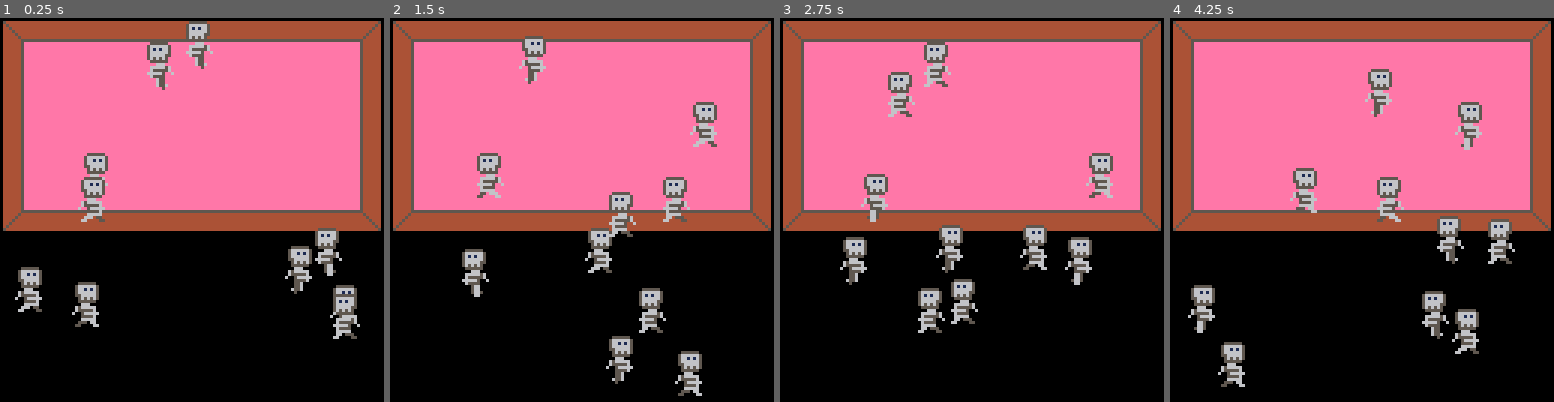
Above: before the commit, frames 1-4 (left to right).
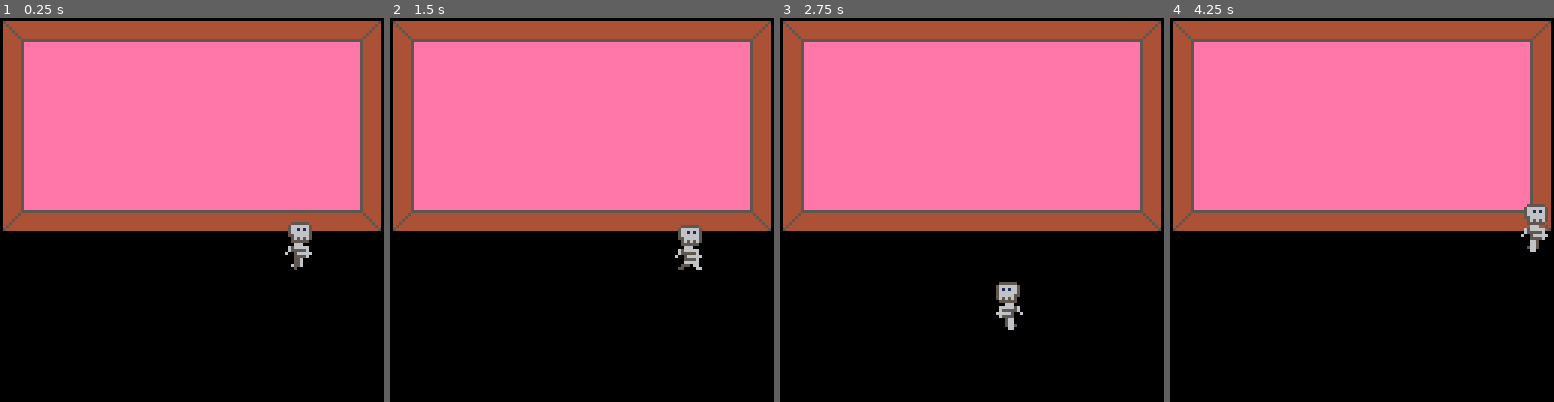
Above: after the commit, the same moments.

Repository: SnoozeTime/Spring2D_2025
Game: PICO-8 cartridge spring.p8
The game is run twice, just before and just after one commit, with the same random seed, the same clock (stepped at 60 frames per second) and the same inputs.
Inputs:
- Up to frame 1 (0.25 s): no input
- Up to frame 2 (1.5 s): tap O (Z key) at 0.33, 0.7, 1.43 s; tap X (X key) at 1.07 s
- Up to frame 3 (2.75 s): hold Left 1.97-2.37 s; tap X (X key) at 2.07, 2.4, 2.73 s; tap O (Z key) at 2.22 s; hold Down from 2.42 s (still down)
- Up to frame 4 (4.25 s): release Down at 2.82 s; hold Right 2.87-3.53 s; tap X (X key) every 0.33 s from 3.07 to 4.07 s; tap O (Z key) at 3.1, 3.98 s; hold Up 3.58-4.08 s; hold Right from 4.13 s (still down)

The runs differ from the first frame. In frame 1, 5.3% of the frame differs, in the area x 3-94%, y 0-84%; in frame 2, 6.2%; in frame 3, 6.2%, in the area x 15-87%, y 6-83%; in frame 4, 6.2%.

Commit message:
Hero movement.

Diff:
--- a/game.lua
+++ b/game.lua
@@ -1,43 +1,8 @@
-skel = {}
-
-function skel:new(o)
-  o = o or {}
-  setmetatable(o, self)
-  self.__index = self
-  return o
-end
-
-function skel:update()
-  self.anim:update()
-
-  self.pos.x += self.vel.x
-  if self.pos.x < 0 then
-    self.pos.x = -self.pos.x
-    self.vel.x = -self.vel.x
-  elseif self.pos.x + self.size >= self.bounds.w then
-    self.pos.x = self.bounds.w - (self.pos.x + self.size - self.bounds.w) - self.size
-    self.vel.x = -self.vel.x
-  end
-
-  self.pos.y += self.vel.y
-  if self.pos.y < 0 then
-    self.pos.y = -self.pos.y
-    self.vel.y = -self.vel.y
-  elseif self.pos.y + self.size >= self.bounds.h then
-    self.pos.y = self.bounds.h - (self.pos.y + self.size - self.bounds.h) - self.size
-    self.vel.y = -self.vel.y
-  end
-end
-
-function skel:draw()
-  self.anim:draw(self.pos.x, self.pos.y, self.vel.x < 0)
-end
-
 function _init()
   skels = {}
-  for i=1,10 do
+  for i=1,1 do
     add(skels,
-      skel:new{
+      hero:new{
         anim = anim:new{
           t = 0,
           frame = flr(rnd(4)) + 1,
@@ -47,8 +12,6 @@
           h = 2,
         },
         pos = {x = flr(rnd(120)), y = flr(rnd(120))},
-        vel = {x = flr(rnd(6))-3, y = flr(rnd(6))-3},
-        size = 16,
         bounds = {w = 128, h = 128},
       })
   end
--- /dev/null
+++ b/hero.lua
@@ -0,0 +1,75 @@
+hero = {
+  WALKSPEED = 2,
+  SIZE = 8,
+}
+
+function hero:new(o)
+  o = o or {}
+  setmetatable(o, self)
+  self.__index = self
+  o.btn = btn()
+  o.lastbtn = o.btn
+  o.vel = {x = 0, y = 0}
+  o.facing = 1
+  return o
+end
+
+function hero:pressed(btni)
+  local btnmask = 1 << btni
+  return (not (self.lastbtn & btnmask == btnmask)) and (self.btn & btnmask == btnmask)
+end
+
+function hero:held(btni)
+  local btnmask = 1 << btni
+  return self.btn & btnmask == btnmask
+end
+
+function hero:update()
+  self.anim:update()
+
+  self.lastbtn = self.btn
+  self.btn = btn()
+
+  local lr = 0
+  if self:held(0) then
+    lr -= 1
+  end
+  if self:held(1) then
+    lr += 1
+  end
+  local ud = 0
+  if self:held(2) then
+    ud -= 1
+  elseif self:held(3) then
+    ud += 1
+  end
+
+  if lr != 0 then
+    self.facing = lr
+  end
+
+  local walkspeed = self.WALKSPEED
+  if lr != 0 and ud != 0 then
+    walkspeed /= sqrt(2)
+  end
+  self.vel.x = lr * walkspeed
+  self.vel.y = ud * walkspeed
+
+  self.pos.x += self.vel.x
+  if self.pos.x < 0 then
+    self.pos.x = 0
+  elseif self.pos.x + self.SIZE >= self.bounds.w then
+    self.pos.x = self.bounds.w - self.SIZE - 1
+  end
+
+  self.pos.y += self.vel.y
+  if self.pos.y < 0 then
+    self.pos.y = 0
+  elseif self.pos.y + self.SIZE >= self.bounds.h then
+    self.pos.y = self.bounds.h - self.SIZE - 1
+  end
+end
+
+function hero:draw()
+  self.anim:draw(self.pos.x, self.pos.y, self.facing < 0)
+end
--- a/spring.p8
+++ b/spring.p8
@@ -2,6 +2,7 @@
 version 42
 __lua__
 #include game.lua
+#include hero.lua
 #include anim.lua
 __gfx__
 000000000000000000000000eeeeeeee544444405444444055555555044444450444444500000000000000000000000000000000000000000000000000000000
